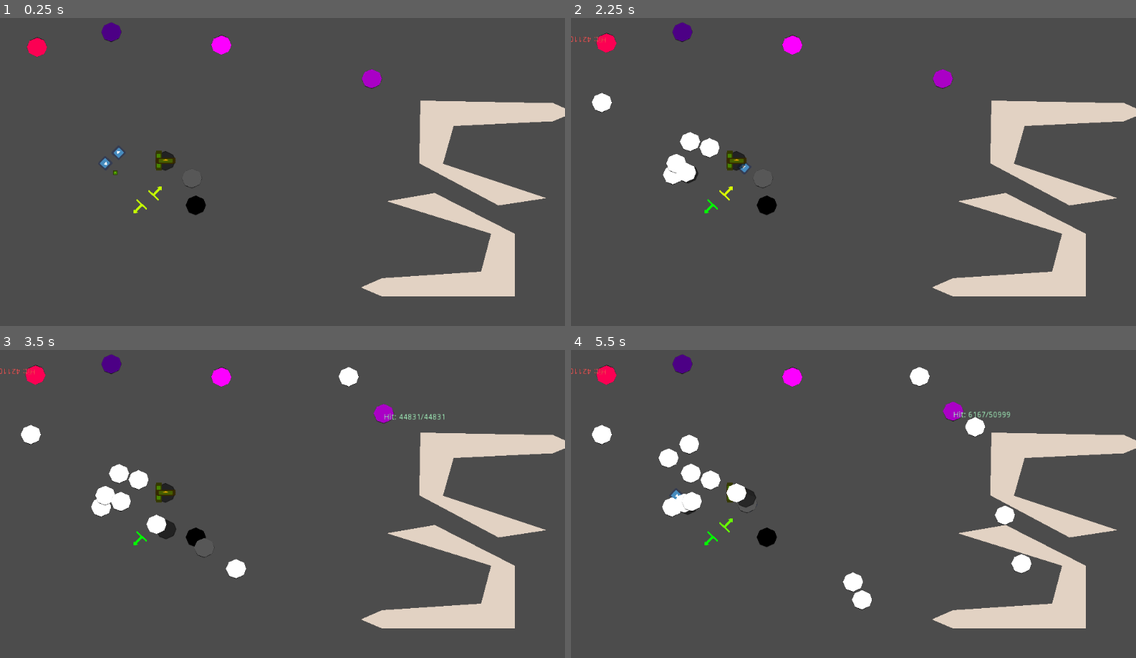
Above: before the commit, frames 1-4 (two rows, left to right).
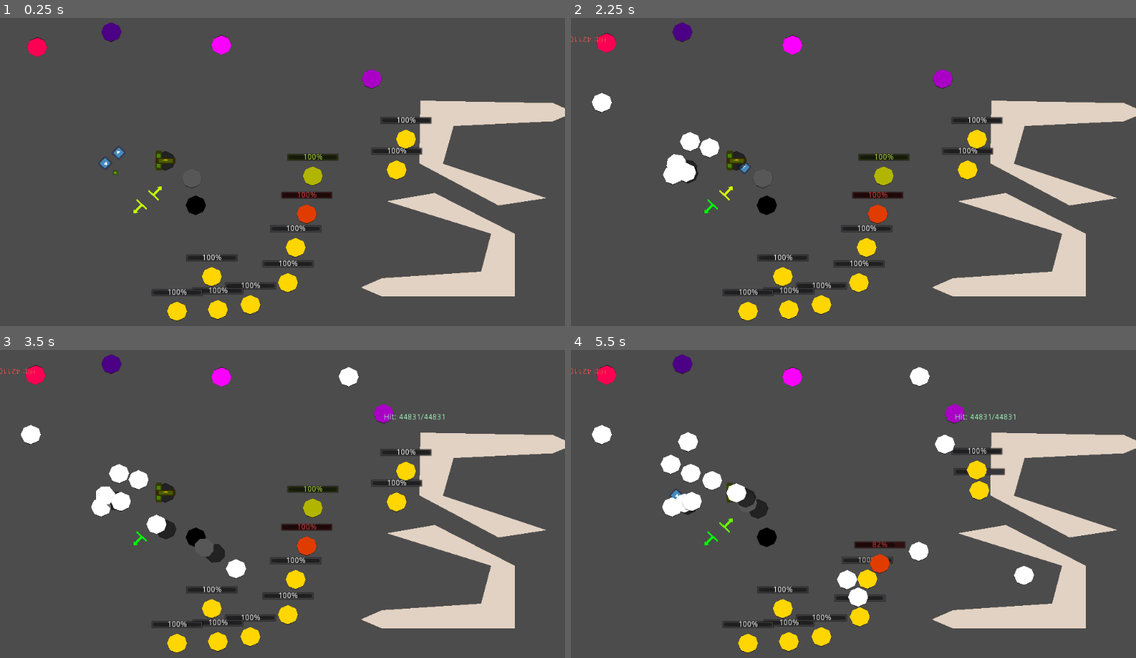
Above: after the commit, the same moments.

Repository: Tarnowiczanka-Stare-Tarnowice/pink-cat
Game: Godot game, scene res://Scenes/PhysicsTest.tscn
Same seed, same stepped clock (60 frames per second), same inputs: the game is played once before the commit and once after it. The engine's default icon, where the game draws it, is replaced by a stand-in: a white triangle on a blue panel in a dark square.
Inputs (mouse positions are in pixels of both pictures, inside the frame that each line leads up to):
- Up to frame 1 (0.25 s): no input
- Up to frame 2 (2.25 s): tap Enter (ui_accept) at 0.5, 0.6, 0.77, 1.07, 1.52, 1.55, 1.82 s; move the mouse to (689, 153) at 0.52 s; move the mouse to (678, 162) at 1.27 s; tap Middle mouse button (left_shoot) at 1.35 s; move the mouse to (910, 95) at 2.02 s; click (910, 95) at 2.1 s
- Up to frame 3 (3.5 s): tap Enter (ui_accept) at 2.3, 3.02, 3.05, 3.32 s; move the mouse to (254, 565) at 2.77 s; right-click (254, 565) at 2.85 s
- Up to frame 4 (5.5 s): move the mouse to (1023, 550) at 3.52 s; tap Enter (ui_accept) at 3.6, 3.77, 4.07, 4.52, 4.55, 4.82, 5.3 s; move the mouse to (684, 451) at 4.27 s; tap Middle mouse button (left_shoot) at 4.35 s; move the mouse to (881, 500) at 5.02 s; click (881, 500) at 5.1 s

The runs differ from the first frame. In frame 1, 3.2% of the frame differs, in the area x 26-77%, y 32-99%; in frame 2, 3.3%; in frame 3, 3.4%; in frame 4, 4.5%, in the area x 15-82%, y 16-99%.

Commit message:
Drobne poprawki, dokumentacja

Diff:
--- a/Scenes/Destructible.tscn
+++ b/Scenes/Destructible.tscn
@@ -5,7 +5,7 @@
 
 [node name="Destructible" instance=ExtResource( 1 )]
 script = ExtResource( 2 )
-force_damage_scaler = 0.01
+force_damage_scaler = 0.0005
 min_damaging_force = 1000
 penetration_damage = 0.0
 max_hp = 100.0
--- /dev/null
+++ b/Scenes/DestructibleDummy.tscn
@@ -0,0 +1,30 @@
+[gd_scene load_steps=3 format=2]
+
+[ext_resource path="res://Scenes/Destructible.tscn" type="PackedScene" id=1]
+
+[sub_resource type="CircleShape2D" id=1]
+radius = 18.0
+
+[node name="DestructibleDummy" instance=ExtResource( 1 )]
+tall = true
+force_damage_scaler = 0.0005
+
+[node name="Polygon2D" type="Polygon2D" parent="ShadowSlot" index="0"]
+position = Vector2( -0.177767, 0.5 )
+scale = Vector2( 0.574911, 0.564516 )
+color = Color( 0, 0, 0, 0.545098 )
+antialiased = true
+polygon = PoolVector2Array( -31, 0, -22, -21, 0, -31, 24, -19, 31.6184, -0.885715, 23, 20, 0, 31, -21, 23 )
+
+[node name="HPBar" parent="." index="1"]
+visible = true
+margin_top = -41.0
+margin_bottom = -27.0
+
+[node name="CollisionShape2D" type="CollisionShape2D" parent="." index="2"]
+shape = SubResource( 1 )
+
+[node name="Polygon2D2" type="Polygon2D" parent="." index="3"]
+scale = Vector2( 0.596774, 0.564516 )
+color = Color( 1, 0.843137, 0, 1 )
+polygon = PoolVector2Array( -31, 0, -22, -21, 0, -31, 24, -19, 30.1622, 0, 23, 20, 0, 31, -21, 23 )
--- a/Scenes/NailGun.tscn
+++ b/Scenes/NailGun.tscn
@@ -11,8 +11,8 @@
 
 [node name="NailGun" instance=ExtResource( 1 )]
 script = ExtResource( 4 )
-bullets_per_second = 10
-continuous_fire = false
+bullets_per_second = 20
+continuous_fire = true
 
 [node name="Polygon2D" type="Polygon2D" parent="ShadowSlot" index="0"]
 position = Vector2( -0.177767, 0.5 )
@@ -29,7 +29,7 @@
 rotation = 1.57079
 scale = Vector2( 0.5625, 0.171875 )
 projectile = ExtResource( 5 )
-velocity_const = 1000
+velocity_const = 1500
 velocity_scaling_with_distance = 0.0
 accuracy_degrees = 2.0
 
--- a/Scenes/NailGunProjectile.tscn
+++ b/Scenes/NailGunProjectile.tscn
@@ -8,8 +8,9 @@
 
 [node name="Destructible" instance=ExtResource( 1 )]
 mass = 0.15
-max_hp = 10.0
-dps_on_floor = 5.0
+force_damage_scaler = 0.0005
+max_hp = 2.0
+dps_on_floor = 0.6
 
 [node name="Icon" type="Sprite" parent="ShadowSlot" index="0"]
 modulate = Color( 0, 0, 0, 0.372549 )
--- a/Scenes/PhysicsTest.tscn
+++ b/Scenes/PhysicsTest.tscn
@@ -7,6 +7,7 @@
 [ext_resource path="res://Scripts/PhysicsTest.gd" type="Script" id=5]
 [ext_resource path="res://icon.png" type="Texture" id=6]
 [ext_resource path="res://Scenes/NailGun.tscn" type="PackedScene" id=7]
+[ext_resource path="res://Scenes/DestructibleDummy.tscn" type="PackedScene" id=8]
 
 [node name="Node2D" type="Node2D"]
 script = ExtResource( 5 )
@@ -94,3 +95,37 @@
 
 [node name="NailGun" parent="." instance=ExtResource( 7 )]
 position = Vector2( 300, 285 )
+
+[node name="DestructibleDummy" parent="." instance=ExtResource( 8 )]
+position = Vector2( 536, 443 )
+
+[node name="DestructibleDummy2" parent="." instance=ExtResource( 8 )]
+modulate = Color( 0.886275, 0.282353, 0.282353, 1 )
+position = Vector2( 556, 382 )
+bounciness = 0.047
+
+[node name="DestructibleDummy3" parent="." instance=ExtResource( 8 )]
+modulate = Color( 0.701961, 0.843137, 0.309804, 1 )
+position = Vector2( 567, 313 )
+bounciness = 0.951
+
+[node name="DestructibleDummy5" parent="." instance=ExtResource( 8 )]
+position = Vector2( 522, 507 )
+
+[node name="DestructibleDummy6" parent="." instance=ExtResource( 8 )]
+position = Vector2( 454, 547 )
+
+[node name="DestructibleDummy7" parent="." instance=ExtResource( 8 )]
+position = Vector2( 395, 556 )
+
+[node name="DestructibleDummy8" parent="." instance=ExtResource( 8 )]
+position = Vector2( 321, 559 )
+
+[node name="DestructibleDummy10" parent="." instance=ExtResource( 8 )]
+position = Vector2( 719, 302 )
+
+[node name="DestructibleDummy9" parent="." instance=ExtResource( 8 )]
+position = Vector2( 736, 246 )
+
+[node name="DestructibleDummy4" parent="." instance=ExtResource( 8 )]
+position = Vector2( 384, 496 )
--- a/Scripts/BrickSpawner.gd
+++ b/Scripts/BrickSpawner.gd
@@ -1,11 +1,12 @@
 extends Node2D
 
-export(PackedScene) var projectile;# = preload("res://Scenes/Brick.tscn")
+export(PackedScene) var projectile;
 export var velocity_const = 0
 export var velocity_scaling_with_distance = 2.0
 export var altitude = 100
 export var accuracy_degrees = 0.0
 
+# Wysyłany po stworzeniu obiektu, jako argument przekazywana jest instancja nowego obiektu
 signal spawned
 
 # Called when the node enters the scene tree for the first time.
@@ -20,6 +21,7 @@
 func spawn():
 	var inst = projectile.instance()
 
+	# Obliczenia prędkości - spawnowanie w stronę kursora
 	var d = get_global_mouse_position()-global_position
 	d = d.rotated(deg2rad((randf()-0.5) * 2*accuracy_degrees))
 
--- a/Scripts/Destructible.gd
+++ b/Scripts/Destructible.gd
@@ -1,14 +1,15 @@
 extends "res://Scripts/PhysicsObject.gd"
 
-signal death
-
-export var force_damage_scaler = 0.01
+export var force_damage_scaler = 0.0005
 export var min_damaging_force = 1000
 
 export var penetration_damage = 0.0
 export var max_hp = 100.0
 export var dps_on_floor = 0.0
 var hp
+
+# Wysyłany po zniszczeniu obiektu przez wyczerpanie hp, argumenty - self
+signal death
 
 # Called when the node enters the scene tree for the first time.
 func _ready():
@@ -18,16 +19,18 @@
 
 # Called every frame. 'delta' is the elapsed time since the previous frame.
 func _process(delta):
-	if altitude <= 0:
+	if altitude <= 0: # despawn np. pocisków na ziemi
 		hp -= dps_on_floor * delta
 	if hp <= 0:
-		emit_signal("death", self)
-		queue_free()
+		die()
 	$HPBar.value = hp
 
 
-func _on_Destructible_hit(other, force):
+func _on_Destructible_hit(_other, force):
 	hp -= max(0, force - min_damaging_force) * force_damage_scaler
 	if hp <= 0:
-		emit_signal("death", self)
-		queue_free()
+		die()
+
+func die():
+	emit_signal("death", self)
+	queue_free()
--- a/Scripts/HandManipulator.gd
+++ b/Scripts/HandManipulator.gd
@@ -1,6 +1,7 @@
 extends Node2D
 
 export var THROW_FORCE_MULTIPLIER = 1.3
+# Określa "naturalną" masę ręki, wpływa na jej szybkość
 export var self_mass = 2
 export var max_carried_item_mass = 10
 export var hand_accelleration: float = 2000
@@ -70,7 +71,8 @@
 	# ----------------------
 	var old_position = $Hand.position
 
-	var acceleration = hand_accelleration * self_mass / (self_mass + (grabbed.mass if grabbed else 0))
+	var mass_in_hand = (self_mass + (grabbed.mass if grabbed else 0))
+	var acceleration = hand_accelleration * self_mass / mass_in_hand
 
 	hand_speed += acceleration * acceleration_scaler() * delta;
 	hand_speed = min(hand_speed, 1400)
@@ -81,6 +83,15 @@
 	throw_force_samples_current = (throw_force_samples_current + 1) % throw_force_samples.size()
 	var throw_force = throw_force_samples.max();
 
+	# Aktualizacja rotacji/wysokości przedmiotu
+	# -----------------------
+	if grabbed:
+		var mouse_pos_hand_rel = get_local_mouse_position() - $Hand.position
+		grabbed.global_rotation = self.global_rotation + mouse_pos_hand_rel.angle()
+		grabbed.altitude = hand_altitude
+		grabbed.update_shadow()
+
+	# Debugging
 	$DebugArrow.modulate = Color(throw_force / 700, 1400 - throw_force/700,0)
 
 	# Chwyt/rzut
@@ -109,9 +120,6 @@
 		grabbed.shoot(shot_id)
 
 
-
-
-
 func acceleration_scaler():
 	return max(1, 10 - hand_speed)
 
--- a/Scripts/NailGun.gd
+++ b/Scripts/NailGun.gd
@@ -6,8 +6,11 @@
 var next_bullet_time = Time.get_ticks_msec()
 var prev_shot_id = -1
 
+# Wywoływana gdy jest ciągle naciśnięty przycisk strzału
+# shot_id zwiększa się za każdym kliknięciem
 func shoot(shot_id):
 	var ready = next_bullet_time <= Time.get_ticks_msec()
 	if ready and (continuous_fire or shot_id != prev_shot_id):
 		$ProjectileSpawner.spawn()
+		prev_shot_id = shot_id
 		next_bullet_time = Time.get_ticks_msec() + (1000 / bullets_per_second)
--- a/Scripts/PhysicsObject.gd
+++ b/Scripts/PhysicsObject.gd
@@ -19,6 +19,7 @@
 const ground_collision_layer = 1;
 const ground_collision_mask = 1;
 
+# Wysyłany po zderzeniu, argumenty - self, force
 signal hit
 
 
@@ -35,6 +36,7 @@
 	if grabber:
 		global_position = grabber.global_position
 		update_collision_mask()
+		update_shadow()
 		return
 
 	var total_friction = 0
@@ -53,9 +55,7 @@
 
 	# Tarcie
 	velocity -= velocity.normalized() * total_friction * delta
-
-	# Prosty cien
-	$ShadowSlot.position = altitude * shadow_projection_vector
+	update_shadow()
 
 	var collision = move_and_collide(velocity2D() * delta)
 	if collision:
@@ -106,6 +106,9 @@
 		return 100 + v.length()
 	return 1000
 
+func update_shadow():
+	$ShadowSlot.global_position = global_position + altitude * shadow_projection_vector
+
 func update_collision_mask():
 	if grabber:
 		collision_layer = 0
--- a/Scripts/PhysicsTest.gd
+++ b/Scripts/PhysicsTest.gd
@@ -12,6 +12,6 @@
 
 
 # Called every frame. 'delta' is the elapsed time since the previous frame.
-func _process(delta):
+func _process(_delta):
 	if Input.is_action_just_pressed("ui_accept"):
 		$BrickSpawner.spawn()
Not shown: 1 places in Scenes/PhysicsTest.tscn that only renumber resources
